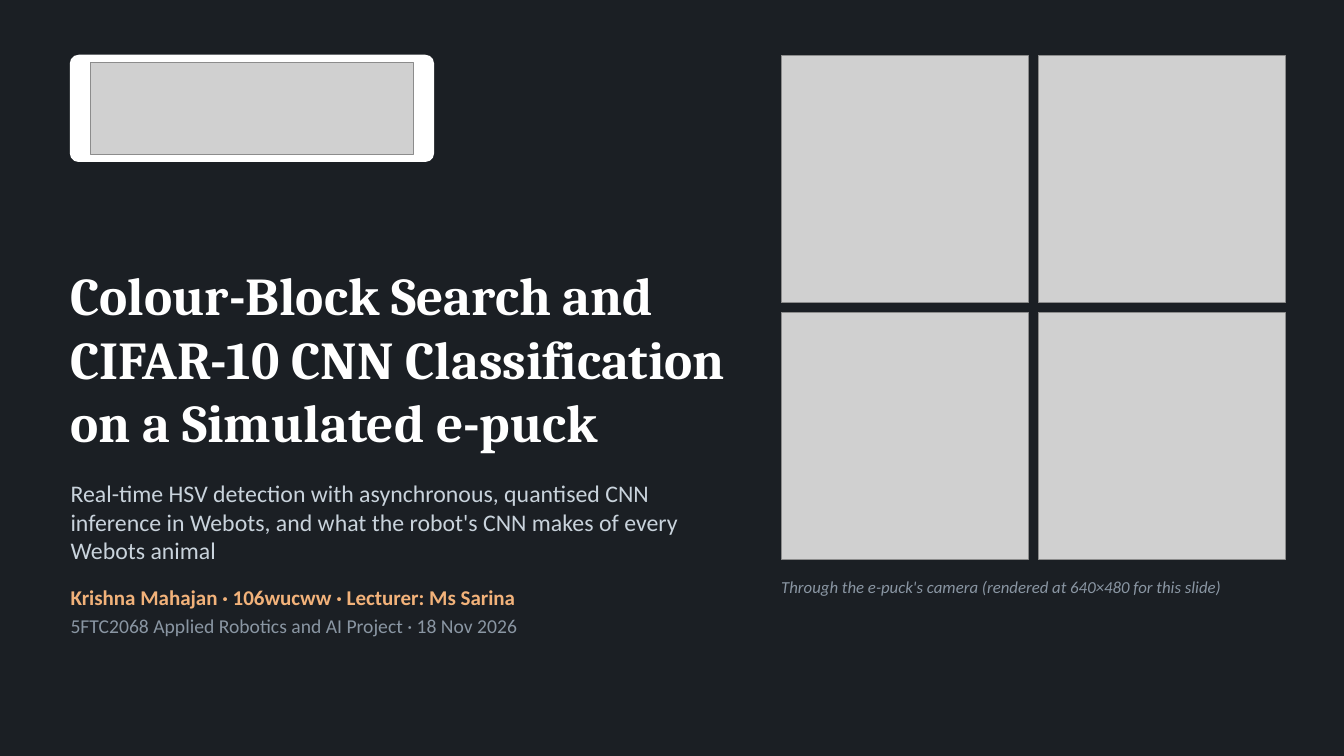
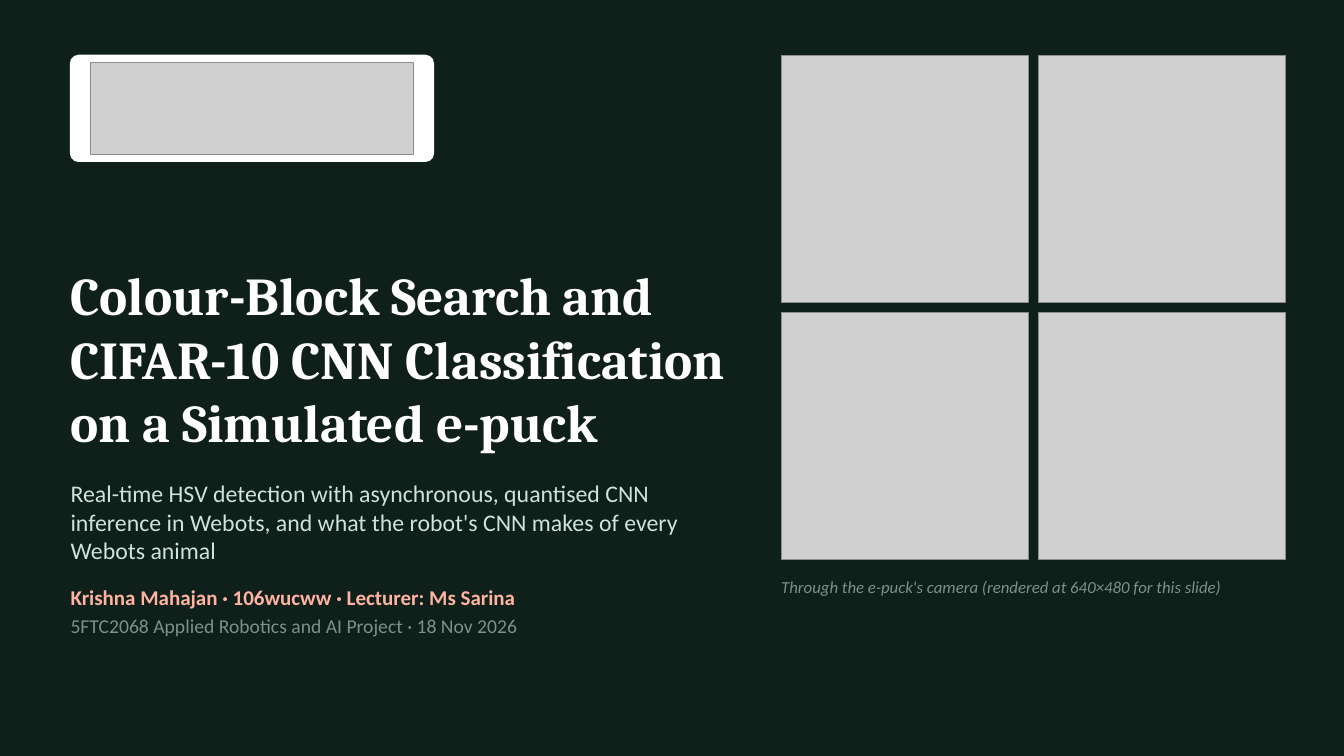
Before and after one commit to kris072008/webots-cnn-colour-detection, a slide deck: slide 1 of report/Krishna_Mahajan_106wucww_Part2_Presentation.pptx. Drawn at 1344x756 pixels with LibreOffice and Linux fonts; fonts in the diff are those of the drawing; grey boxes stand for pictures. Boxes give left, top, right and bottom in pixels: in the first picture for what was removed or moved away, otherwise in the second. Text is boxed around its words. In the diff, an @@ line names an element or a change of style, - is before the commit and + after.

Commit message:
Slides: new emerald and coral theme with a title band on every content slide

```diff
--- a/report/Krishna_Mahajan_106wucww_Part2_Presentation.pptx
+++ b/report/Krishna_Mahajan_106wucww_Part2_Presentation.pptx
@@ background #1B1F24 to #0F1F1A @@
@@ text "Real-time HSV detection with asynchronous, ..." at [71, 485, 677, 636]: text colour #C9D3DC to #CFE3DA in "Real-time HSV detection with asynchronous, quantised CNN ..."; text colour #F2B27A to #FFB3A1 in "Krishna Mahajan · 106wucww · Lecturer: Ms ..."; text colour #8A96A3 to #7E9189 in "5FTC2068 Applied Robotics and AI Project · ..." @@
@@ text "Through the e-puck's camera (rendered ..." at [781, 581, 1221, 596]: text colour #8A96A3 to #7E9189 @@
```
Also in this commit, not shown: 24 other slides changed, 1 other file.
